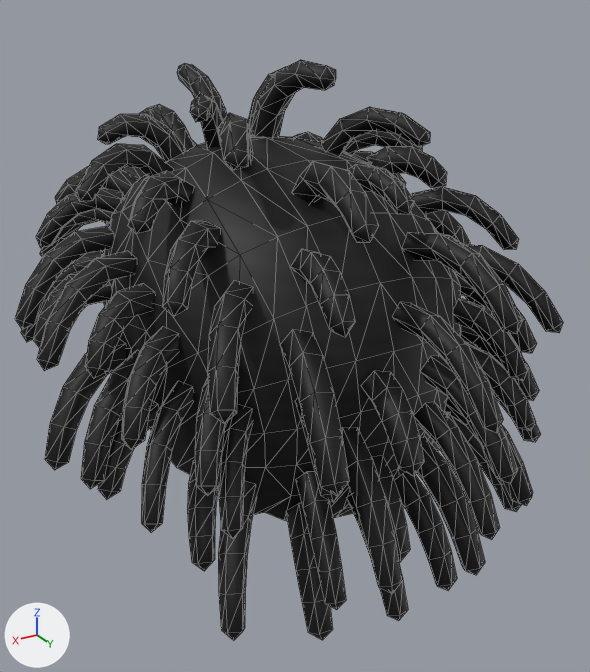
An edit to the glTF model client/public/assets/characters/prototype/parts/hair_twists_female.glb, drawn before and after from the same camera.
Rendered twice from a 50 mm camera at (0.182, 0.292, 1.748) aimed at (-0.007, -0.023, 1.591). Arrows for +X, +Y and +Z are at lower left; the lights stay in place. The first picture is the older version. Mesh edges are drawn as thin lines. Vertices at exactly the same position are counted once.

Names of what the first picture shows: 'AWD_Hair_twists_l0'.
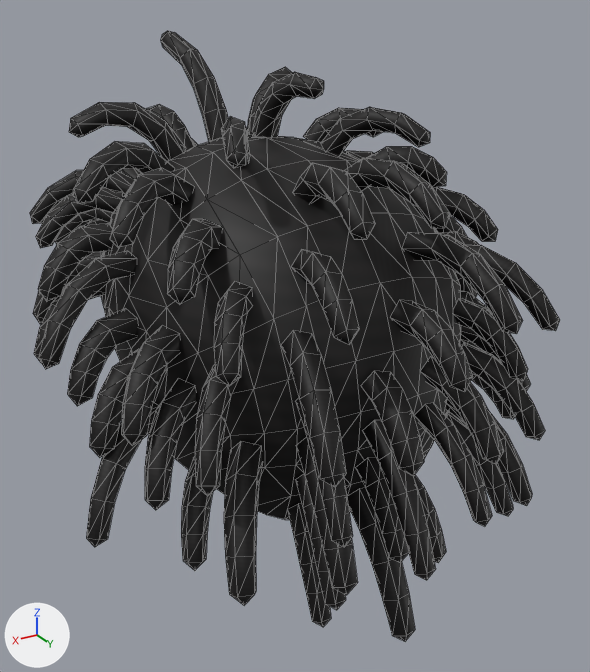
What differs and where, as boxes (x1, y1, x2, y2) in the pictures (590 x 672 px; the box of a moved part takes in the faces that stretch with it):
'AWD_Hair_twists_l0', reshaped: before (15, 60, 563, 640); after (30, 31, 560, 641)
part 1 of me_awd_hair_twists_l0, moved or reshaped: before (141, 381, 193, 532); after (295, 398, 353, 547)
part 2 of me_awd_hair_twists_l0, moved or reshaped (mostly hidden afterwards): before (421, 356, 517, 483); after (454, 271, 478, 298)
part 3 of me_awd_hair_twists_l0, moved or reshaped (not visible afterwards): before (187, 460, 218, 571)
part 4 of me_awd_hair_twists_l0, moved or reshaped (mostly hidden before): before (465, 296, 485, 308); after (435, 216, 467, 237)
part 5 of me_awd_hair_twists_l0, moved or reshaped: before (448, 414, 522, 512); after (446, 412, 513, 516)
part 6 of me_awd_hair_twists_l0, moved or reshaped: before (15, 60, 563, 640); after (30, 31, 560, 641)

Diff of the bpy script that builds the scene:
```diff
--- a/client/public/assets/characters/prototype/parts/hair_twists_female.glb.py
+++ b/client/public/assets/characters/prototype/parts/hair_twists_female.glb.py
@@ me_awd_hair_twists_l0 @@
 # used by ob_awd_hair_twists_l0; location = (0.0, 0.0, 0.0)
-me_awd_hair_twists_l0.from_pydata(...)  # 2209 vertices, 3823 faces; spans x -0.119..0.121, y -0.181..0.108, z 1.504..1.718
+me_awd_hair_twists_l0.from_pydata(...)  # 2209 vertices, 3823 faces; spans x -0.119..0.119, y -0.185..0.106, z 1.498..1.727
+# me_awd_hair_twists_l0 part 1: the loose piece of 26 vertices spanning x 0.066..0.101, y 0.015..0.053, z 1.562..1.604 is multiplied about its middle by the matrix ((0.863, -0.502, -0.06), (0.502, 0.865, -0.012), (0.058, -0.02, 0.998)), then moved by (-0.045, 0.042, 0.003)
+# me_awd_hair_twists_l0 part 2: the loose piece of 26 vertices spanning x -0.034..-0.016, y 0.058..0.104, z 1.568..1.61 is multiplied about its middle by the matrix ((0.469, -0.871, -0.005), (0.868, 0.467, -0.081), (0.074, 0.034, 0.986)), then moved by (-0.072, -0.105, 0.02)
+# me_awd_hair_twists_l0 part 3: the loose piece of 26 vertices spanning x 0.06..0.083, y 0.024..0.055, z 1.538..1.575 is scaled about its middle by (0.963, 0.973, 1.03), then moved by (-0.012, 0.008, -0.011)
+# me_awd_hair_twists_l0 part 4: the loose piece of 26 vertices spanning x -0.111..-0.076, y -0.021..0.003, z 1.591..1.624 is multiplied about its middle by the matrix ((0.965, -0.028, 0.137), (0.033, 0.974, -0.033), (-0.136, 0.037, 0.965)), then moved by (0.006, -0.012, 0.025)
+# me_awd_hair_twists_l0 part 5: the loose piece of 26 vertices spanning x -0.078..-0.049, y 0.033..0.07, z 1.519..1.564 is multiplied about its middle by the matrix ((0.996, 0.086, -0.024), (-0.085, 0.995, 0.045), (0.028, -0.042, 0.999)), then moved by (0.002, -0.001, -0.001)
+# me_awd_hair_twists_l0 part 6: 1508 of 2209 vertices moved; they spanned x -0.119..0.121, y -0.178..0.108, z 1.504..1.718 and now span x -0.115..0.119, y -0.178..0.106, z 1.498..1.727; mean shift (-0.004, -0.002, -0.001); largest move (0.026, 0.102, 1.54) -> (0.018, -0.107, 1.726)
+# other edits to the shape of me_awd_hair_twists_l0 do not show in these pictures
 me_awd_hair_twists_l0.materials.append(mat_awd_hair_twists)
```
